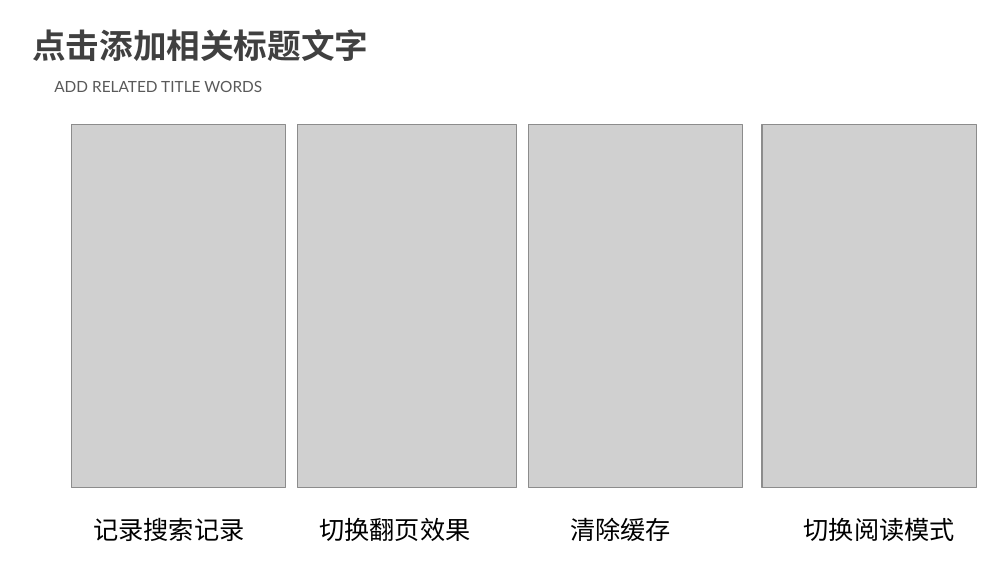
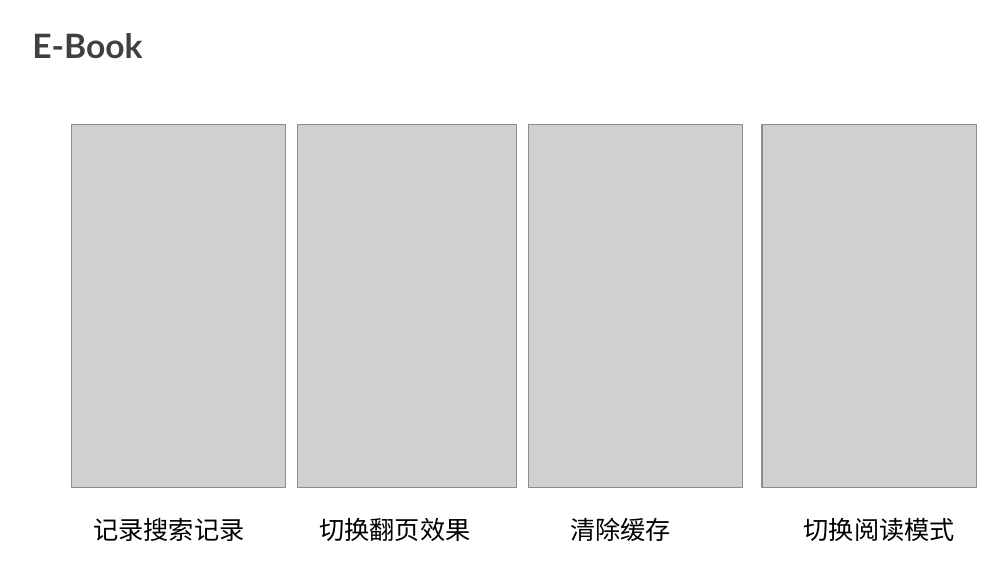
Before and after one commit to Hzzone/E-Book, a slide deck: slide 13 of 期末提交-E-Book/E-Book课程报告PPT.pptx. Drawn at 1008x567 pixels with LibreOffice and Linux fonts; fonts in the diff are those of the drawing; grey boxes stand for pictures. Boxes give left, top, right and bottom in pixels: in the first picture for what was removed or moved away, otherwise in the second. Text is boxed around its words. In the diff, an @@ line names an element or a change of style, - is before the commit and + after.

```diff
--- a/期末提交-E-Book/E-Book课程报告PPT.pptx
+++ b/期末提交-E-Book/E-Book课程报告PPT.pptx
@@ text at (x1=32, y1=33, x2=142, y2=59): text changed @@
-点击添加相关标题文字
+E-Book
@@ text removed at (x1=54, y1=81, x2=262, y2=92) @@
-ADD RELATED TITLE WORDS
```
Also in this commit, not shown: 14 other slides changed.
